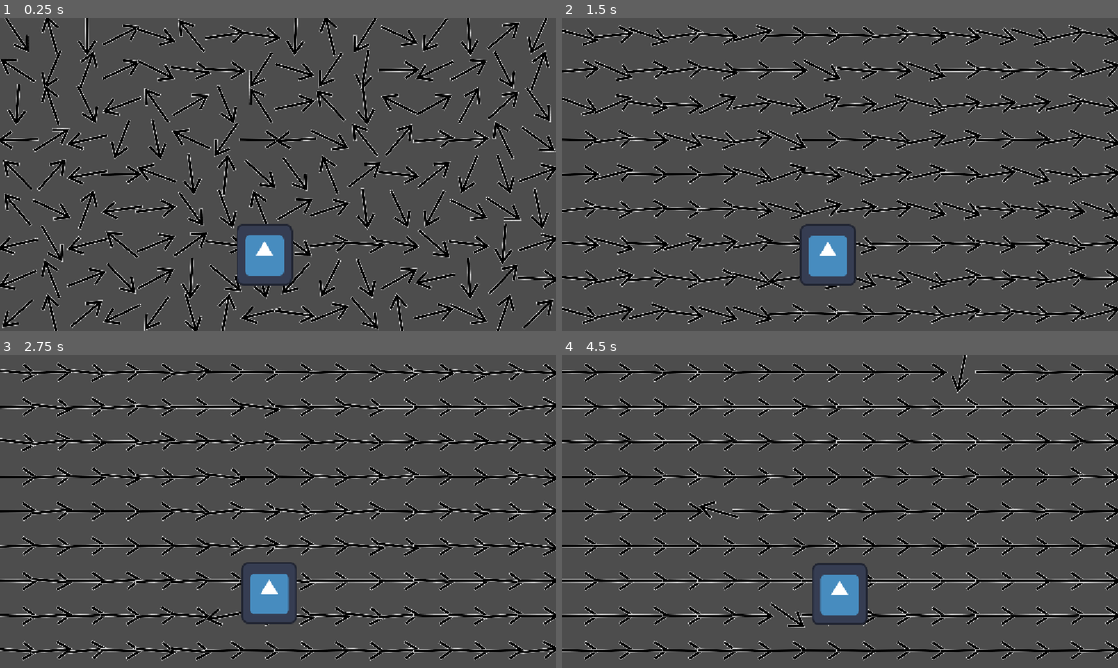
Above: before the commit, frames 1-4 (two rows, left to right).
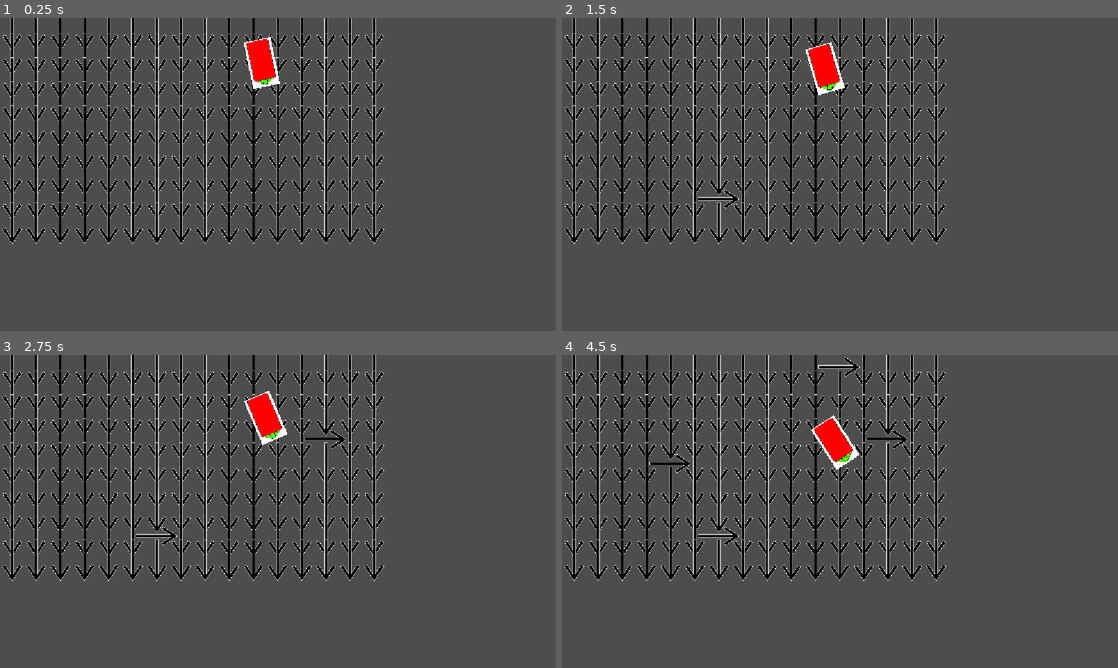
Above: after the commit, the same moments.

Repository: Echsm/silly-jam
Game: Godot game, scene res://scenes/game.tscn
Two runs of this game, one before a commit and one after it. Both use one fixed random seed, a clock stepped at 60 frames per second and the inputs below. The engine's default icon, where the game draws it, is replaced by a stand-in: a white triangle on a blue panel in a dark square.
Inputs (mouse positions are in pixels of both pictures, inside the frame that each line leads up to):
- Up to frame 1 (0.25 s): no input
- Up to frame 2 (1.5 s): move the mouse to (962, 158) at 0.52 s; press the mouse at (962, 158) at 0.53 s; right-click (962, 158) at 0.8 s; move the mouse to (728, 190) at 1.27 s; release the mouse at (728, 190) at 1.28 s; right-click (728, 190) at 1.35 s
- Up to frame 3 (2.75 s): click (166, 527) at 1.55 s; move the mouse to (333, 442) at 2.02 s; press the mouse at (333, 442) at 2.03 s; right-click (333, 442) at 2.3 s
- Up to frame 4 (4.5 s): move the mouse to (812, 574) at 2.77 s; release the mouse at (812, 574) at 2.78 s; right-click (812, 574) at 2.85 s; click (812, 574) at 3.05 s; move the mouse to (1006, 558) at 3.52 s; press the mouse at (1006, 558) at 3.53 s; right-click (1006, 558) at 3.8 s; move the mouse to (673, 464) at 4.27 s; release the mouse at (673, 464) at 4.28 s; right-click (673, 464) at 4.35 s

The runs differ from the first frame. In frame 1, 29% of the frame differs, in the area x 0-100%, y 0-100%; in frame 2, 29%; in frame 3, 28%; in frame 4, 28%.
Error before the commit: Out of bounds get index '149' (on base: 'PackedVector2Array') (res://scripts/water_field.gd:61)
Error after the commit: Out of bounds get index '149' (on base: 'PackedVector2Array') (res://scripts/water_field.gd:124)

Commit message:
Einfache Schiffssimlutation, Berechnung von Curl und Divergence

Diff:
--- a/project.godot
+++ b/project.godot
@@ -27,6 +27,11 @@
 "events": [Object(InputEventMouseButton,"resource_local_to_scene":false,"resource_name":"","device":-1,"window_id":0,"a …(253 unchanged characters)…
 ]
 }
+RightMouseButton={
+"deadzone": 0.2,
+"events": [Object(InputEventMouseButton,"resource_local_to_scene":false,"resource_name":"","device":-1,"window_id":0,"alt_pressed":false,"shift_pressed":false,"ctrl_pressed":false,"meta_pressed":false,"button_mask":0,"position":Vector2(0, 0),"global_position":Vector2(0, 0),"factor":1.0,"button_index":2,"canceled":false,"pressed":false,"double_click":false,"script":null)
+]
+}
 
 [physics]
 
--- a/scenes/game.tscn
+++ b/scenes/game.tscn
@@ -2,7 +2,6 @@
 
 [ext_resource type="PackedScene" uid="uid://cvbosmgulmc46" path="res://scenes/ship.tscn" id="2_lnu2h"]
 [ext_resource type="PackedScene" uid="uid://dbe0isu0s2ic3" path="res://scenes/waterField.tscn" id="2_yqjtg"]
-[ext_resource type="Texture2D" uid="uid://boufkpw5f4jc2" path="res://250px-0251Celebi.png" id="1_uwrxv"]
 
 [node name="Game" type="Node2D" unique_id=524159308]
 
@@ -12,4 +11,4 @@
 [node name="WaterField" parent="." unique_id=1715627682 instance=ExtResource("2_yqjtg")]
 
 [node name="TestBoat" parent="." unique_id=1498366928 instance=ExtResource("2_lnu2h")]
-position = Vector2(548, 490)
+position = Vector2(543, 93)
--- a/scenes/ship.gd
+++ b/scenes/ship.gd
@@ -2,6 +2,7 @@
 
 @onready var water: Node = $"../WaterField"
 
+@export var targetDirection: Vector2 = Vector2.RIGHT
 # Called when the node enters the scene tree for the first time.
 func _ready() -> void:
 	pass # Replace with function body.
@@ -9,7 +10,18 @@
 
 # Called every frame. 'delta' is the elapsed time since the previous frame.
 func _physics_process(_delta: float) -> void:
-	var force : Vector2 =  water.getFlowAtPosition(position) * 3
-	print(force)
-	apply_central_force(force)
-	pass
+	var Waterforce : Vector2 =  water.getFlowAtPosition(position)
+	var RowForce : Vector2 = Vector2.from_angle(rotation) * 5
+	var SailForce : Vector2 = Vector2.ZERO
+
+	var Forces : Vector2 = Waterforce + RowForce + SailForce
+
+	var steerTorque : float = -targetDirection.cross(Forces) * 10
+	var keelTorque : float = Vector2.from_angle(rotation).cross(Forces) * 10
+	var CurlTorque : float = water.getCurl(position) * 100
+
+	print(keelTorque)
+
+	var Torques : float = steerTorque
+	apply_torque(Torques)
+	apply_central_force(Waterforce + RowForce)
--- a/scenes/ship.tscn
+++ b/scenes/ship.tscn
@@ -1,13 +1,14 @@
 [gd_scene format=3 uid="uid://cvbosmgulmc46"]
 
 [ext_resource type="Script" uid="uid://d2h7yr6c4pvex" path="res://scenes/ship.gd" id="1_2gnfn"]
-[ext_resource type="Texture2D" uid="uid://coyu36myjm4r0" path="res://assets/icon.svg" id="1_q631a"]
+[ext_resource type="Texture2D" uid="uid://c3j6wp6b0yi8f" path="res://assets/ship.png" id="2_2gnfn"]
 
 [sub_resource type="CapsuleShape2D" id="CapsuleShape2D_yxers"]
-radius = 64.0
-height = 160.0
+radius = 27.0
+height = 96.0
 
 [node name="Node2D" type="RigidBody2D" unique_id=1498366928]
+rotation = 1.3683381
 mass = 0.5
 gravity_scale = 0.0
 linear_damp = 0.1
@@ -15,8 +16,12 @@
 script = ExtResource("1_2gnfn")
 
 [node name="Sprite2D" type="Sprite2D" parent="." unique_id=1371747716]
-scale = Vector2(0.90624994, 1)
-texture = ExtResource("1_q631a")
+position = Vector2(-0.12893522, 0.43552297)
+rotation = 1.5707964
+scale = Vector2(0.37465677, 0.18583211)
+texture = ExtResource("2_2gnfn")
 
 [node name="CollisionShape2D" type="CollisionShape2D" parent="." unique_id=1112653549]
+position = Vector2(-2, -1)
+rotation = 1.5707964
 shape = SubResource("CapsuleShape2D_yxers")
--- a/scripts/water_field.gd
+++ b/scripts/water_field.gd
@@ -9,15 +9,18 @@
 
 var arrows: Array[Sprite2D]
 
+var SizePerVector
+
 func _ready() -> void:
+	SizePerVector = Vector2(get_window().size.x / fieldSize.x , get_window().size.y / fieldSize.y)
 	for i in range(fieldSize.x * fieldSize.y):
-		currentFlow.append(Vector2(randf()-0.5, randf()-0.5))
+		currentFlow.append(Vector2.DOWN)
 
 	for x in range(fieldSize.x):
 		for y in range(fieldSize.y):
 			var s = Sprite2D.new()
 			@warning_ignore("integer_division")
-			s.position = Vector2(x * 72.0 + 36 , y * 72.0 + 36)
+			s.position = Vector2(x * SizePerVector.x + SizePerVector.x/2 , y * SizePerVector.y + SizePerVector.y/2)
 			s.scale = Vector2(0.5, 0.5)
 			s.texture = load("res://assets/arrowUp.svg")
 			s.rotation = currentFlow[x+y*fieldSize.x].angle() + PI/2.0
@@ -39,25 +42,91 @@
 	else:
 		return currentFlow[y_index + x_index * fieldSize.y]
 
+func curlAtIdx(idx: int) -> float:
+	var result = 0.0
+	var flow
+	var delta
+	#DOWN
+	flow = currentFlow[idx+1]
+	delta = currentFlow[idx] - currentFlow[idx+1]
+	result += Vector2.DOWN.cross(delta)
+
+	#UP
+	flow = currentFlow[idx-1]
+	delta = currentFlow[idx] - currentFlow[idx-1]
+	result += Vector2.UP.cross(delta)
+
+	#RIGHT
+	flow = currentFlow[idx+fieldSize.y]
+	delta = currentFlow[idx] - currentFlow[idx+fieldSize.y]
+	result += Vector2.RIGHT.cross(delta)
+
+	flow = currentFlow[idx-fieldSize.y]
+	delta = currentFlow[idx] - currentFlow[idx-fieldSize.y]
+	result += Vector2.LEFT.cross(delta)
+	return -result
+
+func divergenceAtIdx(idx: int) -> float:
+	var result = 0.0
+	var flow
+	var delta
+	#DOWN
+	flow = currentFlow[idx+1]
+	delta = currentFlow[idx] - currentFlow[idx+1]
+	result += Vector2.DOWN.dot(delta)
+
+	#UP
+	flow = currentFlow[idx-1]
+	delta = currentFlow[idx] - currentFlow[idx-1]
+	result += Vector2.UP.dot(delta)
+
+	#RIGHT
+	flow = currentFlow[idx+fieldSize.y]
+	delta = currentFlow[idx] - currentFlow[idx+fieldSize.y]
+	result += Vector2.RIGHT.dot(delta)
+
+	flow = currentFlow[idx-fieldSize.y]
+	delta = currentFlow[idx] - currentFlow[idx-fieldSize.y]
+	result += Vector2.LEFT.dot(delta)
+	return result
+
+func getDivergence(pos: Vector2) -> float:
+	return divergenceAtIdx(mapMousePositionToIndex(pos))
+
+func getCurl(pos: Vector2) -> float:
+	return curlAtIdx(mapMousePositionToIndex(pos))
 func mapMousePositionToIndex(pos: Vector2) -> int:
 	var x_index = int(pos.x / (get_window().size.x/fieldSize.x))
 	var y_index = int(pos.y / (get_window().size.y/fieldSize.y))
 	return y_index + x_index * fieldSize.y
 
 func _process(_delta: float) -> void:
-	for i in range(len(currentFlow)): #Waterflow in richtung des Basisvektors ausrichten
-		var v: Vector2 = currentFlow[i]
-		currentFlow[i] = (1.0-waterBackToNormalSpeed) * v + waterBackToNormalSpeed * defaultFlow # TODO ABHÄNGIG VON delta machen
+	#for i in range(len(currentFlow)): #Waterflow in richtung des Basisvektors ausrichten
+#		var v: Vector2 = currentFlow[i]
+	#	currentFlow[i] = (1.0-waterBackToNormalSpeed) * v + waterBackToNormalSpeed * defaultFlow # TODO ABHÄNGIG VON delta machen
 
 	for i in range(len(currentFlow)): #Pfeile in richtige richtung Drehen
 		arrows[i].rotation = currentFlow[i].angle() + PI/2.0
 
+
+
+	if Input.is_action_just_pressed("RightMouseButton"):
+		var idx: int = mapMousePositionToIndex(get_viewport().get_mouse_position())
+		print("Flow\t" + str(currentFlow[idx]) + "\tStrength\t" + str(currentFlow[idx].length()) + "\tDivergence\t" + str(divergenceAtIdx(idx))+ "\tCurl\t" + str(curlAtIdx(idx)))
+
+
 	if Input.is_action_pressed("LeftMouseButton"):
 		var mousePos: Vector2 = get_viewport().get_mouse_position()
 		lastMousePositions.append(mousePos)
-		if len(lastMousePositions) > 4:
-			var target: Vector2 = lastMousePositions[-1] - lastMousePositions[-3]
 
-			currentFlow[mapMousePositionToIndex(mousePos)] =  clampLength(0.1 * target + 0.90 * currentFlow[mapMousePositionToIndex(mousePos)], 5.0)
+		if len(lastMousePositions) > 1:
+			var target: Vector2 = lastMousePositions[-1] - lastMousePositions[-2]
+			currentFlow[mapMousePositionToIndex(mousePos)] =  clampLength(0.5 * target + 0.5 * currentFlow[mapMousePositionToIndex(mousePos)], 50.0)
+			currentFlow[mapMousePositionToIndex(mousePos)] = target.normalized()
+			#currentFlow[mapMousePositionToIndex(mousePos)+1] =  clampLength(0.5 * target + 0.5 * currentFlow[mapMousePositionToIndex(mousePos)], 50.0)
+			#currentFlow[mapMousePositionToIndex(mousePos)-1] =  clampLength(0.5 * target + 0.5 * currentFlow[mapMousePositionToIndex(mousePos)], 50.0)
+			#currentFlow[mapMousePositionToIndex(mousePos)+ fieldSize.y] =  clampLength(0.5 * target + 0.5 * currentFlow[mapMousePositionToIndex(mousePos)], 50.0)
+			#currentFlow[mapMousePositionToIndex(mousePos)- fieldSize.y] =  clampLength(0.5 * target + 0.5 * currentFlow[mapMousePositionToIndex(mousePos)], 50.0)
+
 	if Input.is_action_just_released("LeftMouseButton"):
 		lastMousePositions.clear()
Binary file added: assets/ship.png
Not shown, added: assets/ship.png.import
